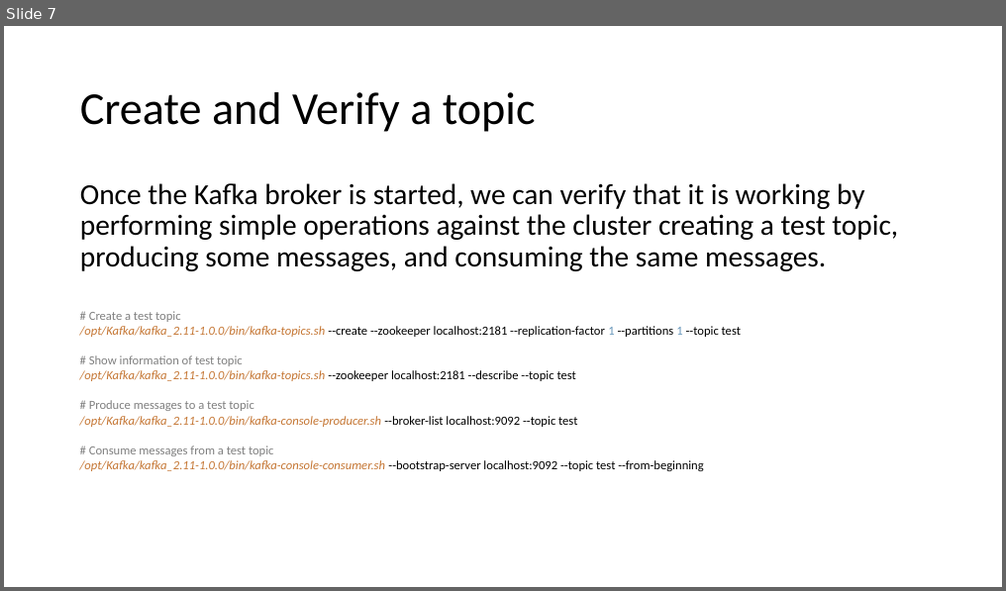
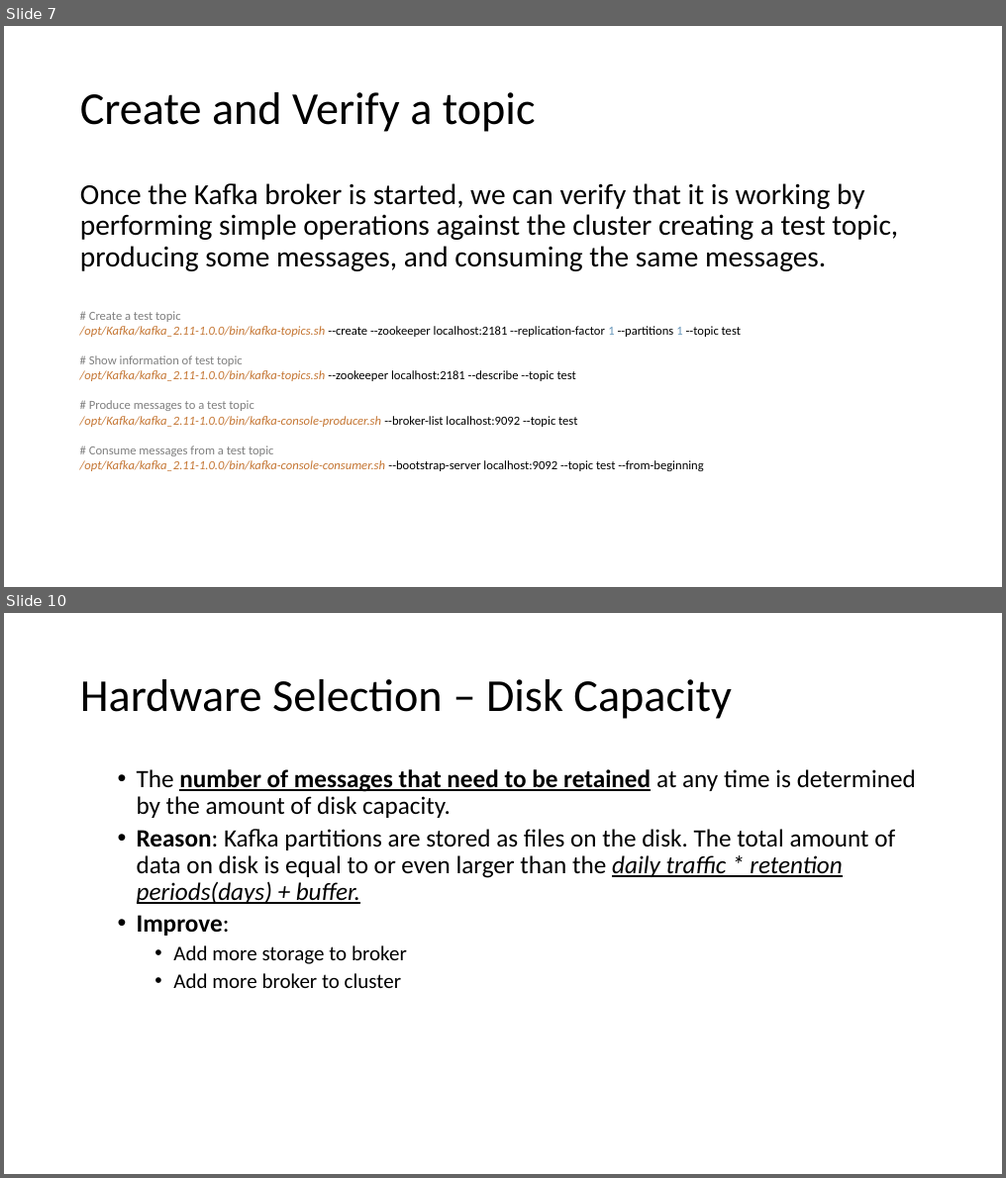
Before and after one commit to nobody-hub/friday-learn, a slide deck: docs/kafka/Kafka_The_Definitive_Guide/Chapter_2_Installing_Kafka.pptx. Shown one above the other, each under a label of ours: slide 7 before the commit, slides 7 and 10 after it; the slides between them are not shown. The pictures are 1006x591 and 1006x1178 pixels, drawn with LibreOffice and Linux fonts; fonts in the diff are those of the drawing. Boxes give left, top, right and bottom in pixels: in the first picture for what was removed or moved away, otherwise in the second. Text is boxed around its words. In the diff, an @@ line names an element or a change of style, - is before the commit and + after.

```diff
--- a/docs/kafka/Kafka_The_Definitive_Guide/Chapter_2_Installing_Kafka.pptx
+++ b/docs/kafka/Kafka_The_Definitive_Guide/Chapter_2_Installing_Kafka.pptx
@@ slide 10 added at box(4, 613, 1002, 1174), background #FFFFFF @@
@@ title added at box(80, 679, 732, 719), 44 pt, text #000000 @@
+Hardware Selection – Disk Capacity
@@ text added at box(137, 769, 916, 988), 24 pt, text #000000 @@
+  • The number of messages that need to be retained at any time is determined by the amount of disk capacity.
+  • Reason: Kafka partitions are stored as files on the disk. The total amount of data on disk is equal to or even larger than the daily traffic * retention periods(days) + buffer.
+  • Improve:
+    • Add more storage to broker
+    • Add more broker to cluster
```
Also in this commit, not shown: 2 slides changed, 4 other slides added, 2 slides removed.
